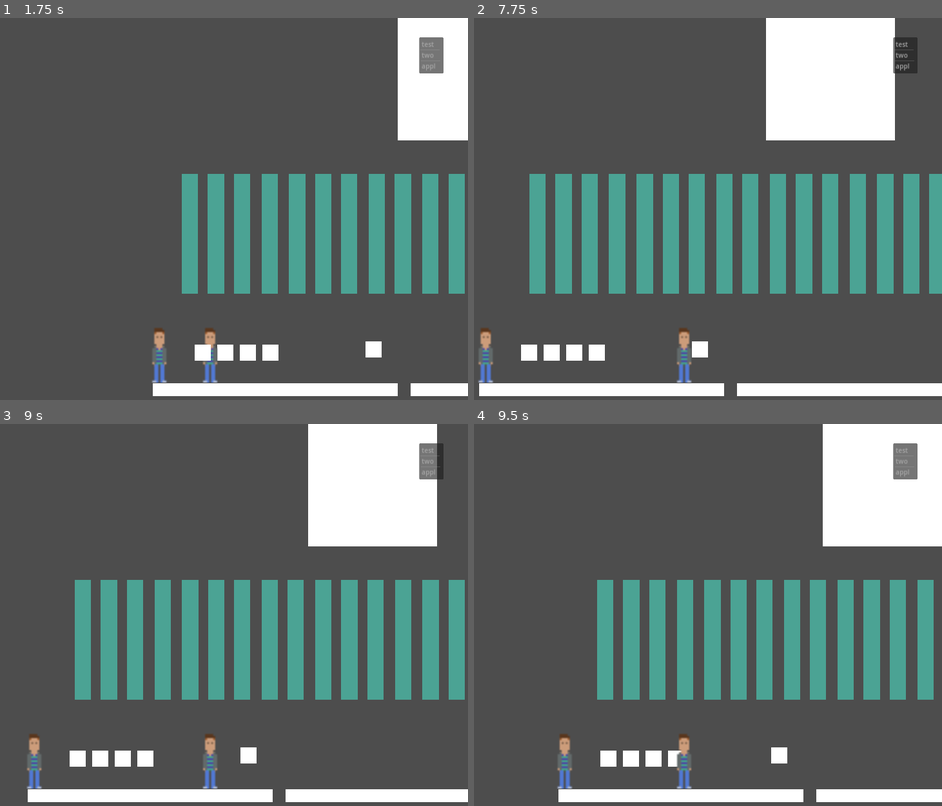
Above: before the commit, frames 1-4 (two rows, left to right).
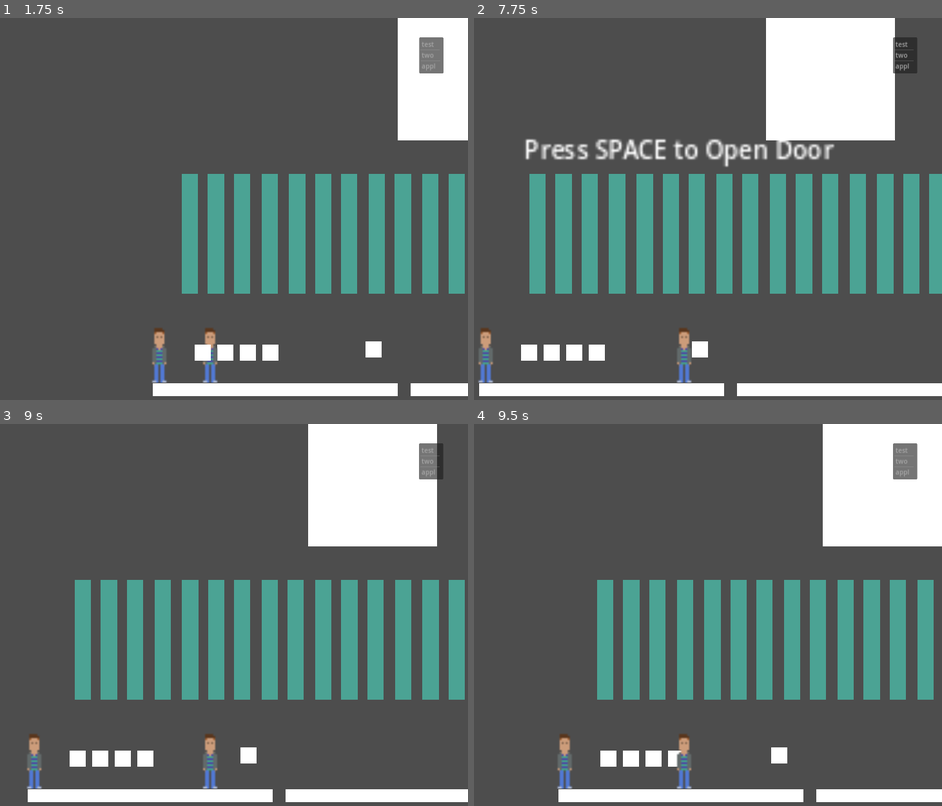
Above: after the commit, the same moments.

Repository: adamsocki/test_godot
Game: Godot game, scene res://game_manager.tscn
Two runs of this game, one before a commit and one after it. Both use one fixed random seed, a clock stepped at 60 frames per second and the inputs below.
Inputs (mouse positions are in pixels of both pictures, inside the frame that each line leads up to):
- Up to frame 1 (1.75 s): click "START" at 0.5 s; tap Enter at 1.25 s; move the mouse to (182, 289) at 1.27 s; hold D (move_right) from 1.28 s (still down)
- Up to frame 2 (7.75 s): move the mouse to (839, 270) at 2.02 s; move the mouse to (530, 151) at 2.77 s; release D (move_right) at 2.78 s; hold Left (move_left) 2.78-5.03 s; move the mouse to (708, 212) at 3.52 s; move the mouse to (605, 113) at 4.27 s; move the mouse to (796, 193) at 5.02 s; hold D (move_right) from 5.03 s (still down); move the mouse to (581, 231) at 5.77 s; move the mouse to (736, 124) at 6.52 s; move the mouse to (656, 289) at 7.27 s
- Up to frame 3 (9 s): tap Space at 8, 8.75 s; move the mouse to (365, 676) at 8.02 s; move the mouse to (56, 557) at 8.77 s; release D (move_right) at 8.78 s; hold Left (move_left) from 8.78 s (still down)
- Up to frame 4 (9.5 s): keep holding Left (move_left)

Frame 1 is identical in both runs. In frame 2, 2.1% of the frame differs, in the area x 10-95%, y 5-40%; in frame 3, less than 0.1%; in frame 4, less than 0.1%.

Commit message:
trigger action text

Diff:
--- a/game1_2D/Camera_UI.gd
+++ b/game1_2D/Camera_UI.gd
@@ -1,4 +1,4 @@
-extends Node2D
+extends Control
 
 var camera
 
--- a/game1_2D/ui_manager.tscn
+++ b/game1_2D/ui_manager.tscn
@@ -6,7 +6,11 @@
 [node name="UIManager" type="Node"]
 script = ExtResource("1_m0iu7")
 
-[node name="Camera_UI" type="Node2D" parent="."]
+[node name="Camera_UI" type="Control" parent="."]
+layout_mode = 3
+anchors_preset = 0
+offset_right = 40.0
+offset_bottom = 40.0
 script = ExtResource("2_rw8hy")
 
 [node name="Cursor" type="Node2D" parent="Camera_UI"]
@@ -30,3 +34,15 @@
 item_2/text = "apple"
 
 [node name="CanvasGroup" type="CanvasGroup" parent="Camera_UI"]
+
+[node name="ActionText" type="Label" parent="Camera_UI"]
+visible = false
+layout_mode = 0
+offset_left = 242.0
+offset_top = 284.0
+offset_right = 441.0
+offset_bottom = 310.0
+scale = Vector2(3.77644, 3.77644)
+text = "Press SPACE to open door"
+
+[node name="Camera_UI_" type="Node2D" parent="."]
--- a/game1_2D/wall.gd
+++ b/game1_2D/wall.gd
@@ -3,10 +3,13 @@
 
 
 @export var door = false
+var text_box
 var root_node
 # Called when the node enters the scene tree for the first time.
 func _ready():
-	pass # Replace with function body.
+	text_box = get_node("../../../UIManager/Camera_UI/ActionText")
+	text_box.text = "Press SPACE to Open Door"
+	text_box.visible = false
 
 
 # Called every frame. 'delta' is the elapsed time since the previous frame.
@@ -17,10 +20,8 @@
 
 
 func _on_area_2d_body_entered(body):
-	root_node = get_node("../../../UIManager/Camera_UI/CheckBox")
-	root_node.show()
+	text_box.visible = true
 
 
 func _on_area_2d_body_exited(body):
-	root_node = get_node("../../../UIManager/Camera_UI/CheckBox")
-	root_node.hide()
+	text_box.visible = false
